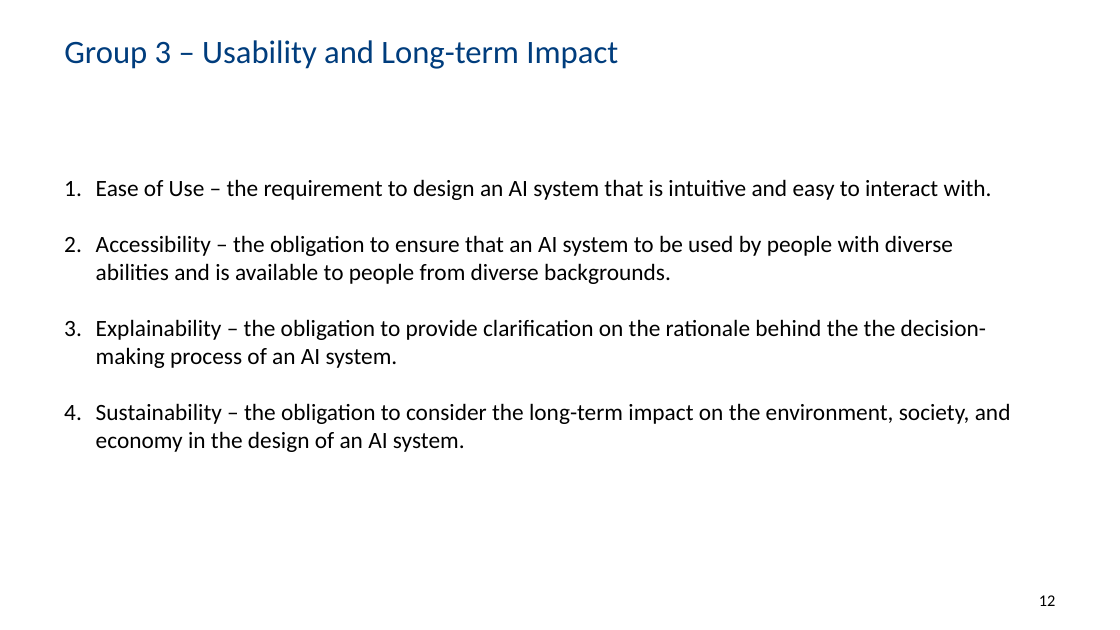
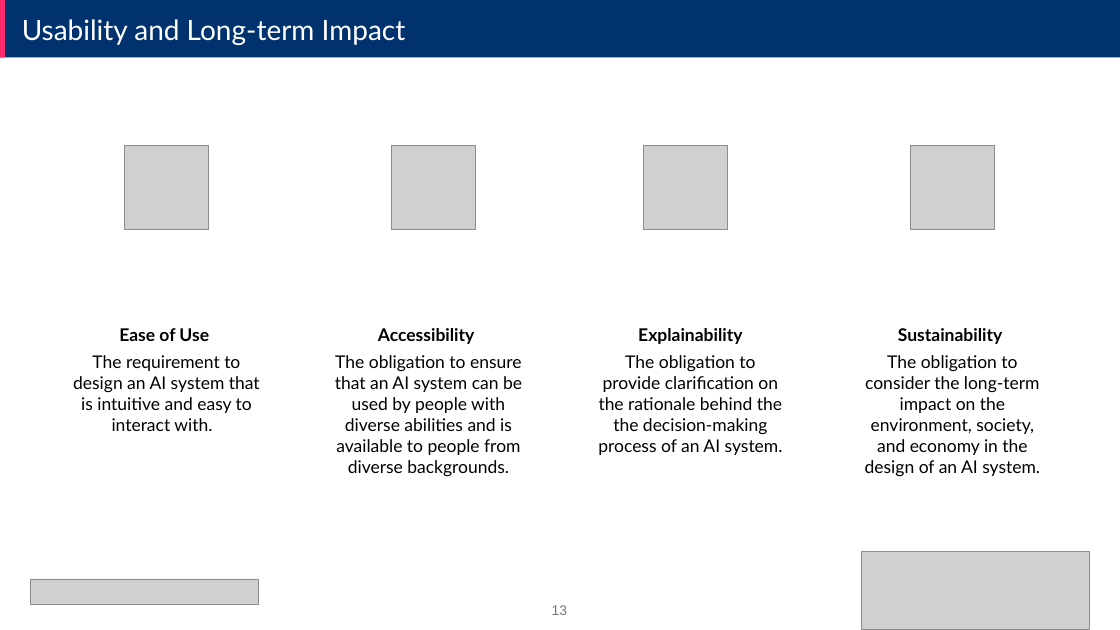
Before and after one commit to ML4NS/ml4ns.github.io, a slide deck: slide 13 of slides/Ethical AI - Principles and Practices/Ethical AI - Principles and Practices.pptx (slide 12 before the commit). Drawn at 1120x630 pixels with LibreOffice and Linux fonts; fonts in the diff are those of the drawing; grey boxes stand for pictures; background and template pictures are left out. Boxes give left, top, right and bottom in pixels: in the first picture for what was removed or moved away, otherwise in the second. Text is boxed around its words. In the diff, an @@ line names an element or a change of style, - is before the commit and + after.

```diff
--- a/slides/Ethical AI - Principles and Practices/Ethical AI - Principles and Practices.pptx
+++ b/slides/Ethical AI - Principles and Practices/Ethical AI - Principles and Practices.pptx
@@ rectangle added at (x1=0, y1=0, x2=1120, y2=57), fill #00326E @@
@@ rectangle added at (x1=0, y1=0, x2=5, y2=57), fill #FA2C6E @@
@@ text "Usability and Long-term Impact" at (x1=22, y1=19, x2=406, y2=45): vertical alignment middle to top @@
@@ text at (x1=22, y1=19, x2=406, y2=45): text changed; size 28 to 24 pt; font Calibri to Lato; text colour #003D7D to #FFFFFF @@
-Group 3 – Usability and Long-term Impact
+Usability and Long-term Impact
@@ text removed at (x1=96, y1=179, x2=1011, y2=452) @@
-1. Ease of Use – the requirement to design an AI system that is intuitive and easy to interact with.
-2. Accessibility – the obligation to ensure that an AI system to be used by people with diverse abilities and is available to people from diverse backgrounds.
-3. Explainability – the obligation to provide clarification on the rationale behind the the decision-making process of an AI system.
-4. Sustainability – the obligation to consider the long-term impact on the environment, society, and economy in the design of an AI system.
@@ group added at (x1=73, y1=145, x2=1040, y2=477): 4 pictures, 4 texts @@
+Ease of Use
+The requirement to design an AI system that is intuitive and easy to interact with.
+Accessibility
+The obligation to ensure that an AI system can be used by people with diverse abilities and is available to people from diverse backgrounds.
+Explainability
+The obligation to provide clarification on the rationale behind the the decision-making process of an AI system.
+Sustainability
+The obligation to consider the long-term impact on the environment, society, and economy in the design of an AI system.
@@ picture added at (x1=862, y1=551, x2=1090, y2=629) @@
@@ picture added at (x1=30, y1=579, x2=258, y2=604) @@
@@ page number removed at (x1=1039, y1=595, x2=1056, y2=606) @@
-12
@@ page number added at (x1=552, y1=605, x2=568, y2=615), 12 pt, text #797979 @@
+13
```
Also in this commit, not shown: 16 other slides changed, 2 slides added, 1 slide removed.
